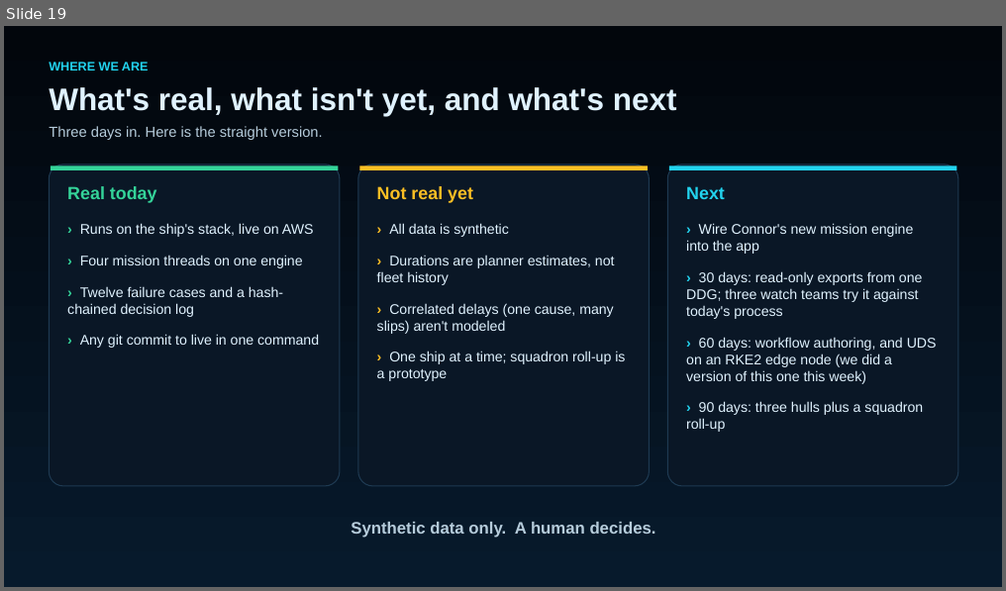
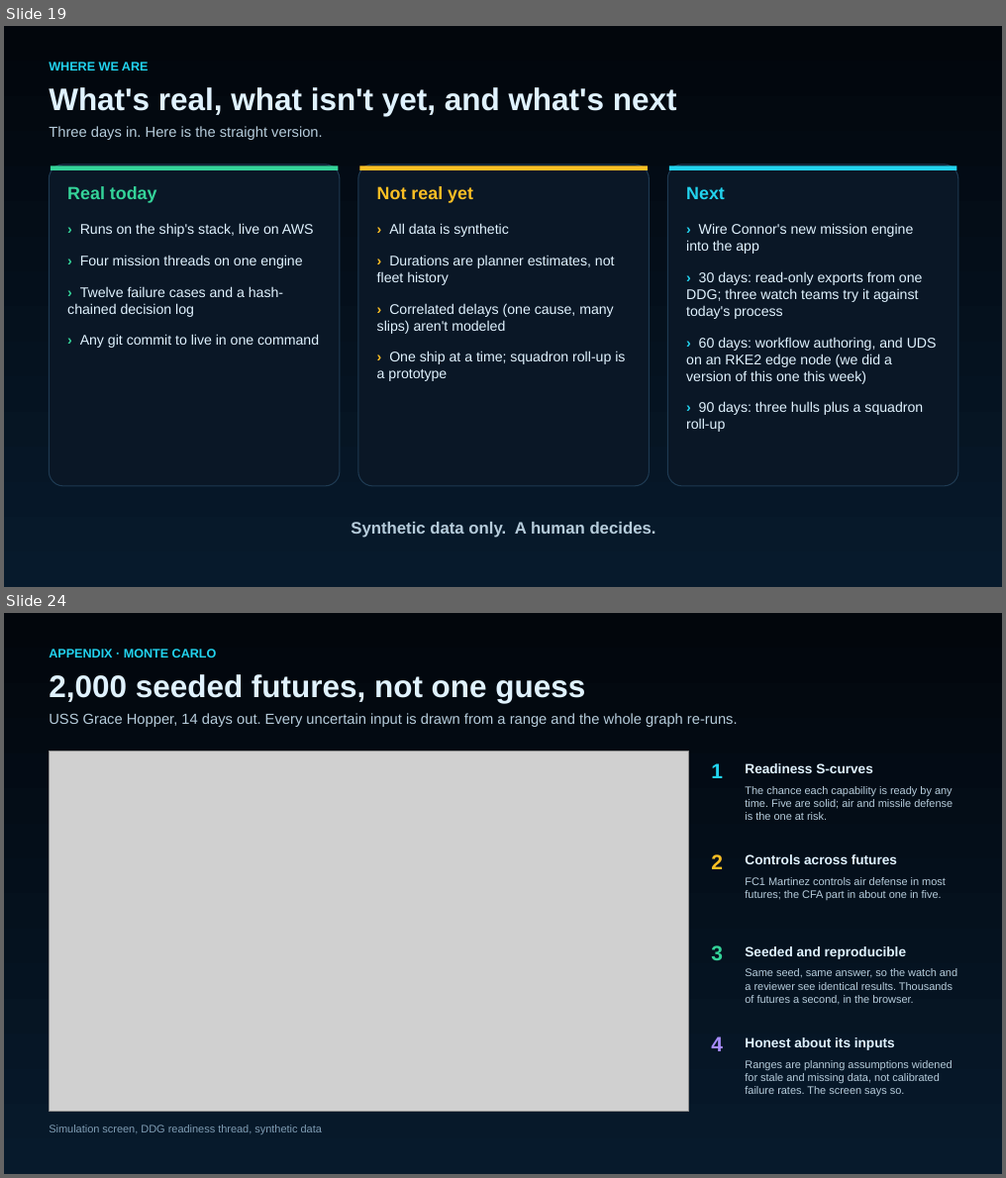
Before and after one commit to bschumacher-uncomn/HAWSIR, a slide deck: docs/slides/HAWSIR_this_week.pptx. Shown one above the other, each under a label of ours: slide 19 before the commit, slides 19 and 24 after it; the slides between them are not shown. The pictures are 1006x591 and 1006x1178 pixels, drawn with LibreOffice and Linux fonts; fonts in the diff are those of the drawing; grey boxes stand for pictures. Boxes give left, top, right and bottom in pixels: in the first picture for what was removed or moved away, otherwise in the second. Text is boxed around its words. In the diff, an @@ line names an element or a change of style, - is before the commit and + after.

Commit message:
Deck: appendix of app screenshots (fleet globe, what-if, Monte Carlo, horizon, theater, other threads)

```diff
--- a/docs/slides/HAWSIR_this_week.pptx
+++ b/docs/slides/HAWSIR_this_week.pptx
@@ slide 24 added at box(4, 613, 1002, 1174), background #FFFFFF @@
@@ rectangle added at box(4, 613, 1002, 1174), fill gradient #071A2C to #02060C @@
@@ text added at box(49, 649, 217, 658), 12 pt, text #22D3EE, bold @@
+APPENDIX · MONTE CARLO
@@ text added at box(49, 674, 585, 703), 30 pt, text #E0F2FE, bold @@
+2,000 seeded futures, not one guess
@@ text added at box(49, 713, 738, 727), 14 pt, text #B6CCDB @@
+USS Grace Hopper, 14 days out. Every uncertain input is drawn from a range and the whole graph re-runs.
@@ picture added at box(49, 752, 689, 1112) @@
@@ text added at box(711, 763, 723, 778), 20 pt, text #22D3EE, bold @@
+1
@@ text added at box(745, 763, 873, 773), 13 pt, text #E0F2FE, bold @@
+Readiness S-curves
@@ text added at box(745, 786, 952, 820), 10.5 pt, text #B6CCDB @@
+The chance each capability is ready by any time. Five are solid; air and missile defense is the one at risk.
@@ text added at box(711, 855, 723, 869), 20 pt, text #FBBF24, bold @@
+2
@@ text added at box(745, 855, 897, 864), 13 pt, text #E0F2FE, bold @@
+Controls across futures
@@ text added at box(745, 877, 945, 900), 10.5 pt, text #B6CCDB @@
+FC1 Martinez controls air defense in most futures; the CFA part in about one in five.
@@ text added at box(711, 946, 723, 960), 20 pt, text #34D399, bold @@
+3
@@ text added at box(745, 947, 906, 959), 13 pt, text #E0F2FE, bold @@
+Seeded and reproducible
@@ text added at box(745, 968, 957, 1005), 10.5 pt, text #B6CCDB @@
+Same seed, same answer, so the watch and a reviewer see identical results. Thousands of futures a second, in the browser.
@@ text added at box(711, 1037, 723, 1052), 20 pt, text #A78BFA, bold @@
+4
@@ text added at box(745, 1038, 895, 1051), 13 pt, text #E0F2FE, bold @@
+Honest about its inputs
@@ text added at box(745, 1060, 952, 1096), 10.5 pt, text #B6CCDB @@
+Ranges are planning assumptions widened for stale and missing data, not calibrated failure rates. The screen says so.
@@ text added at box(49, 1125, 322, 1135), 10.5 pt, text #7F9CB3 @@
+Simulation screen, DDG readiness thread, synthetic data
```
Also in this commit, not shown: 8 other slides added, 3 other files.
